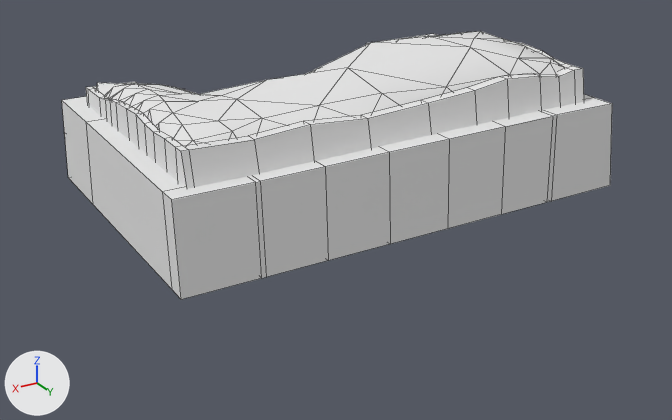
The Blender file blender_files/E1/estructura 1.blend as it was, and as the next commit left it.
Both versions are drawn from a 50 mm lens placed at (2.76, 4.55, 2.32), pointed at (-0.11, -0.23, -0.07). Arrows for +X, +Y and +Z are at lower left; the lights stay in place. Mesh edges are drawn as thin lines.

The first picture shows 'Paredes exteriores.002', 'Plane'.
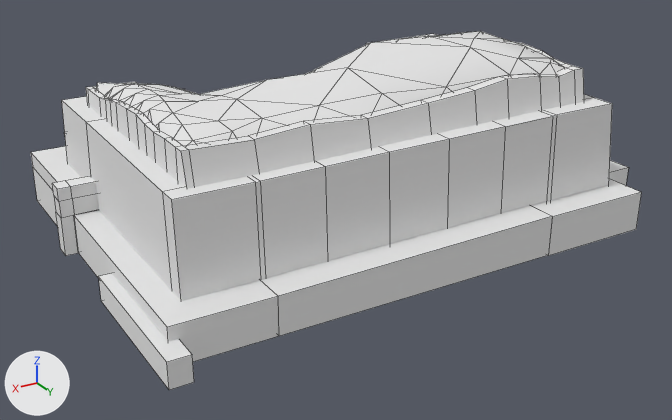
The change, as a diff of the scene's bpy script:
```diff
--- a/blender_files/E1/estructura 1.blend.py
+++ b/blender_files/E1/estructura 1.blend.py
@@ me_cube_002 @@
 # used by ob_paredes_exteriores_002; location = (-0.055, -0.705, 0.449); scale = (0.0969, 0.0969, 0.0969)
-me_cube_002.from_pydata(...)  # 437 vertices, 410 faces; spans x -13.8..15.0, y -16.5..16.4, z -4.5..5.4
+me_cube_002.from_pydata(...)  # 519 vertices, 482 faces; spans x -17.2..17.2, y -16.5..19.7, z -4.9..5.4
+# me_cube_002 part 1: a new loose piece, a box spanning x 15.9..17.2, y 10.0..19.7, z -4.9..-3.4, in mat_material_002 (white #e7e7e7)
+# me_cube_002 part 2: a new loose piece of 38 vertices spanning x 10.1..17.2, y -5.8..3.6, z -4.9..-0.7, in mat_material_002 (white #e7e7e7)
+# me_cube_002 part 3: a new loose piece of 20 vertices spanning x -17.2..-7.2, y -4.0..18.2, z -4.9..-2.4, in mat_material_002 (white #e7e7e7)
+# me_cube_002 part 4
+# 40 vertices in x -13.8..15.0, y -2.7..16.4, z -2.5..-2.4 move by (0.0, 0.0, -1.1)
+# 16 vertices are added at x -7.2..16.4, y 3.5..18.2, z -4.9..-2.4
+# 12 new faces join them
 me_cube_002.materials.append(mat_material_002)
```

Boxes [x1, y1, x2, y2] around the edits, measured in the pictures (672 x 420 px):
'Paredes exteriores.002', reshaped (11% wider, 34% taller): before [62, 34, 612, 300]; after [31, 34, 642, 390]
part 1 of me_cube_002, added: after [98, 273, 194, 390]
part 2 of me_cube_002, added: after [31, 146, 99, 256]
part 3 of me_cube_002, added: after [532, 160, 642, 256]
part 4 of me_cube_002, built on: before [64, 109, 612, 300]; after [64, 109, 612, 362]
